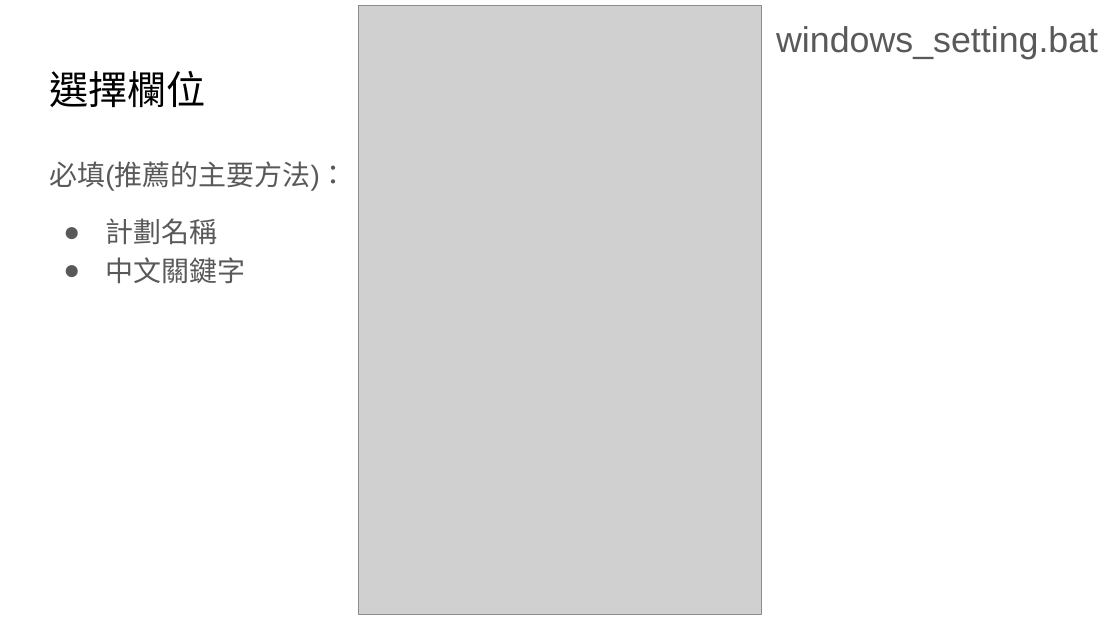
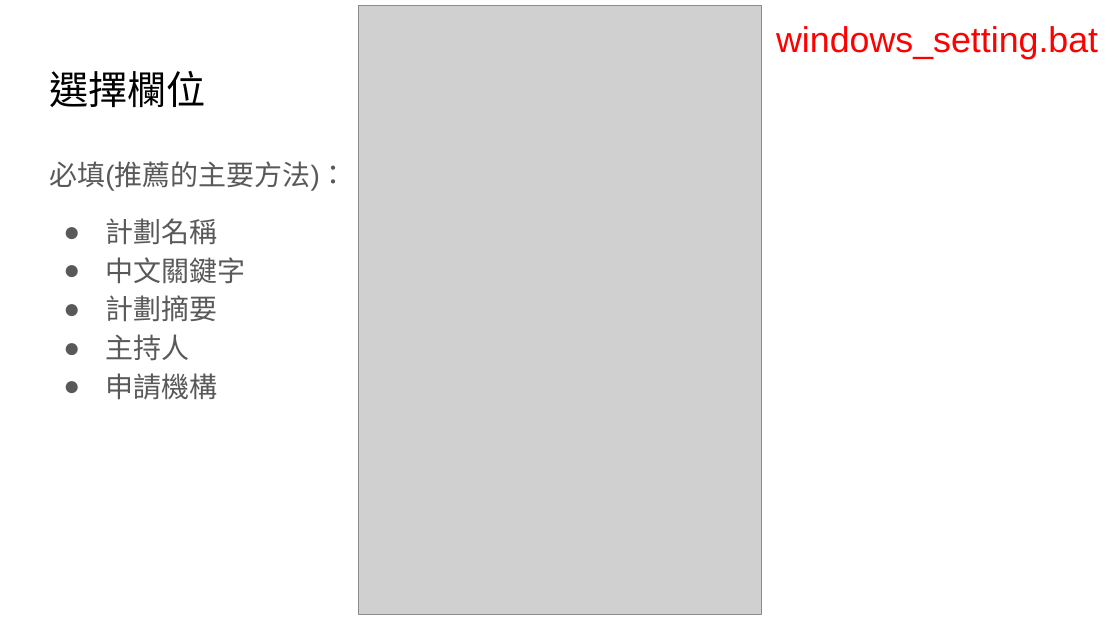
Before and after one commit to AnnaChen1228/MOST_committee, a slide deck: slide 18 of 國科會推薦委員操作手冊(V6).pptx. Drawn at 1120x630 pixels with LibreOffice and Linux fonts; fonts in the diff are those of the drawing; grey boxes stand for pictures. Boxes give left, top, right and bottom in pixels: in the first picture for what was removed or moved away, otherwise in the second. Text is boxed around its words. In the diff, an @@ line names an element or a change of style, - is before the commit and + after.

```diff
--- a/國科會推薦委員操作手冊(V6).pptx
+++ b/國科會推薦委員操作手冊(V6).pptx
@@ text "windows_setting.bat" at (776,26,1098,59): text colour #595959 to #FF0000 @@
@@ text at (105,295,217,400): paragraphs added @@
+● 計劃摘要
+● 主持人
+● 申請機構
```
Also in this commit, not shown: 4 other slides changed, 3 other files.
